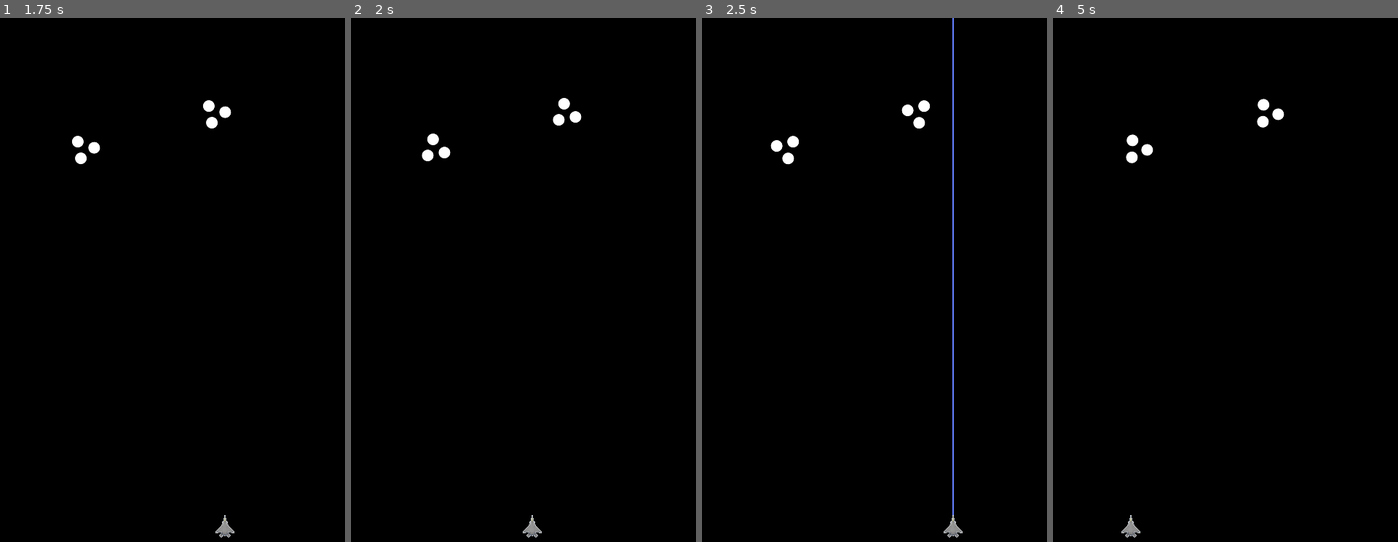
Above: before the commit, frames 1-4 (left to right).
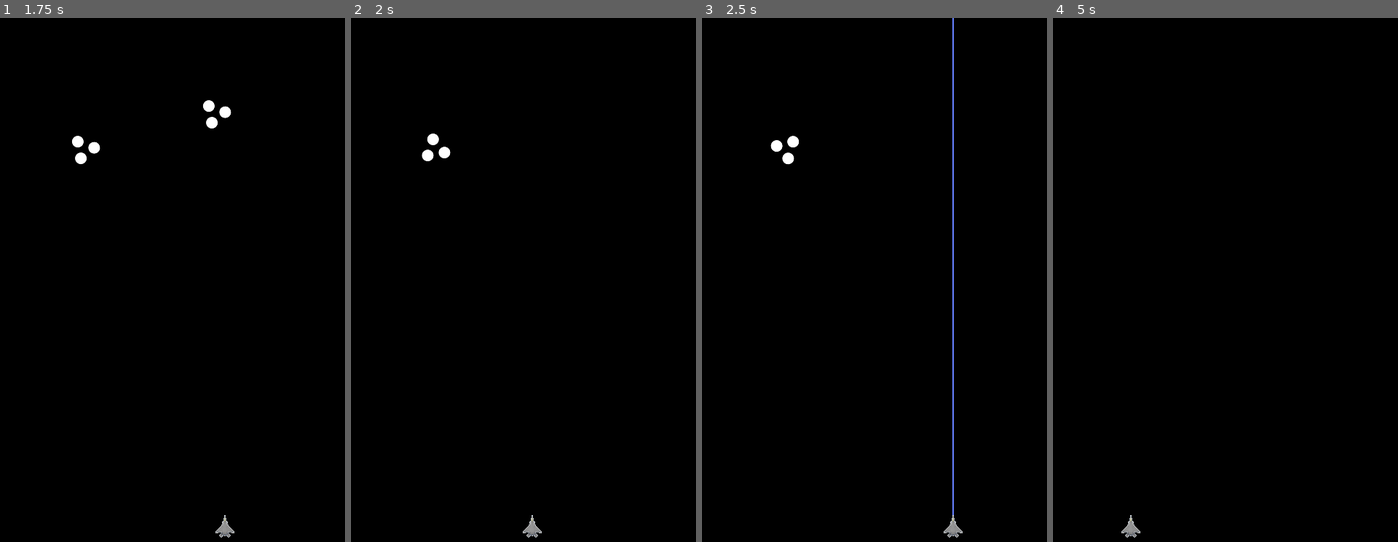
Above: after the commit, the same moments.

Repository: vivisuke/GodotShooting
Game: Godot game, scene res://Main.tscn
The game is run twice, just before and just after one commit, with the same random seed, the same clock (stepped at 60 frames per second) and the same inputs.
Inputs:
- Up to frame 1 (1.75 s): tap Enter (ui_accept) at 0.5, 1.35, 1.52 s; hold Right (ui_right) 0.53-1.28 s; hold Enter (ui_accept) 0.53-1.28 s; hold Left (ui_left) from 1.28 s (still down)
- Up to frame 2 (2 s): keep holding Left (ui_left); tap Enter (ui_accept) at 1.82 s
- Up to frame 3 (2.5 s): release Left (ui_left) at 2.03 s; hold Right (ui_right) from 2.03 s (still down); hold Enter (ui_accept) from 2.03 s (still down)
- Up to frame 4 (5 s): release Enter (ui_accept) at 2.78 s; tap Enter (ui_accept) at 2.85, 3.02, 3.32, 4.35, 4.52, 4.82 s; release Right (ui_right) at 3.53 s; hold Enter (ui_accept) 3.53-4.28 s; hold Left (ui_left) from 3.53 s (still down)

Frame 1 is identical in both runs. In frame 2, 0.2% of the frame differs, in the area x 58-67%, y 15-21%; in frame 3, 0.2%; in frame 4, 0.4%, in the area x 21-68%, y 15-28%.

Commit message:
0011 ◎ C 04/04 04/04 0.001│ToDo│レイザーが当たった敵機をとりあえず消去

Diff:
--- a/GodotShooting/Main.gd
+++ b/GodotShooting/Main.gd
@@ -19,8 +19,12 @@
 	if Input.is_action_pressed("ui_accept"):
 		$Fighter/Line2D.show()
 		$AudioBeamGun.play()
-		var b = $Fighter/RayCast2D.is_colliding()
-		print("is_colliding = ", b)
+		#var b = $Fighter/RayCast2D.is_colliding()
+		#print("is_colliding = ", b)
+		var obj = $Fighter/RayCast2D.get_collider()
+		if obj != null:
+			remove_child(obj)
+			obj.queue_free()
 	else:
 		$Fighter/Line2D.hide()
 	pass
Not shown, changed: GodotShooting.spr
